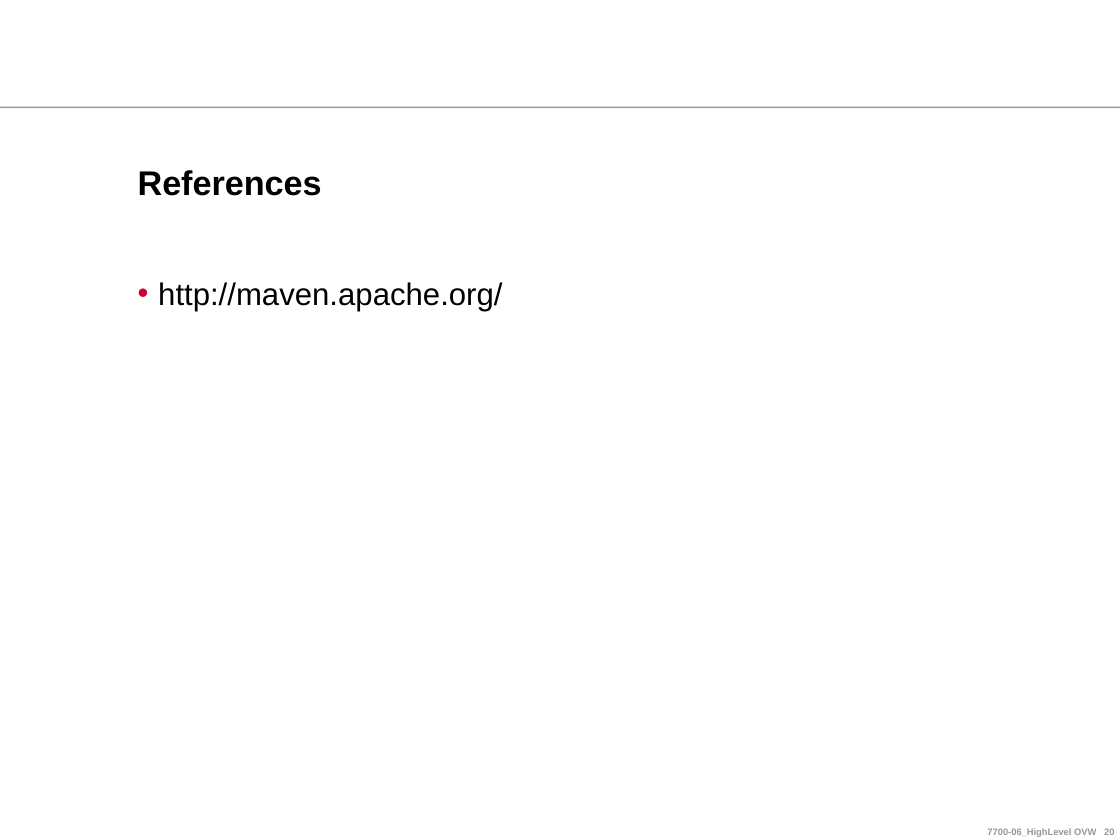
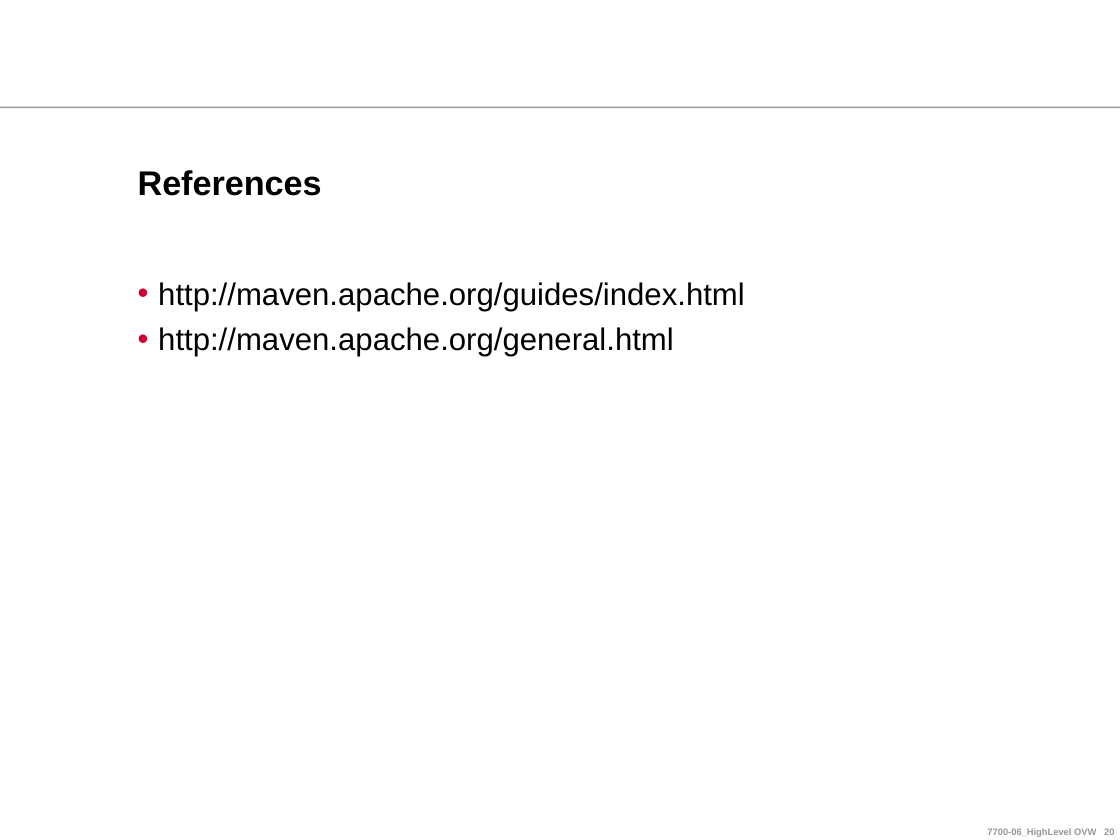
Before and after one commit to ndlongit/longnd-data, a slide deck: slide 20 of Document/Tutorial/[Presentation] Maven.ppt. Drawn at 1120x840 pixels with LibreOffice and Linux fonts; fonts in the diff are those of the drawing; background and template pictures are left out. Boxes give left, top, right and bottom in pixels: in the first picture for what was removed or moved away, otherwise in the second. Text is boxed around its words. In the diff, an @@ line names an element or a change of style, - is before the commit and + after.

```diff
--- a/Document/Tutorial/[Presentation] Maven.ppt
+++ b/Document/Tutorial/[Presentation] Maven.ppt
@@ text at (x1=158, y1=282, x2=745, y2=357): text changed @@
-• http://maven.apache.org/
+• http://maven.apache.org/guides/index.html
+• http://maven.apache.org/general.html
```
Also in this commit, not shown: 1 other slide changed, 1 slide added, 1 slide removed.
